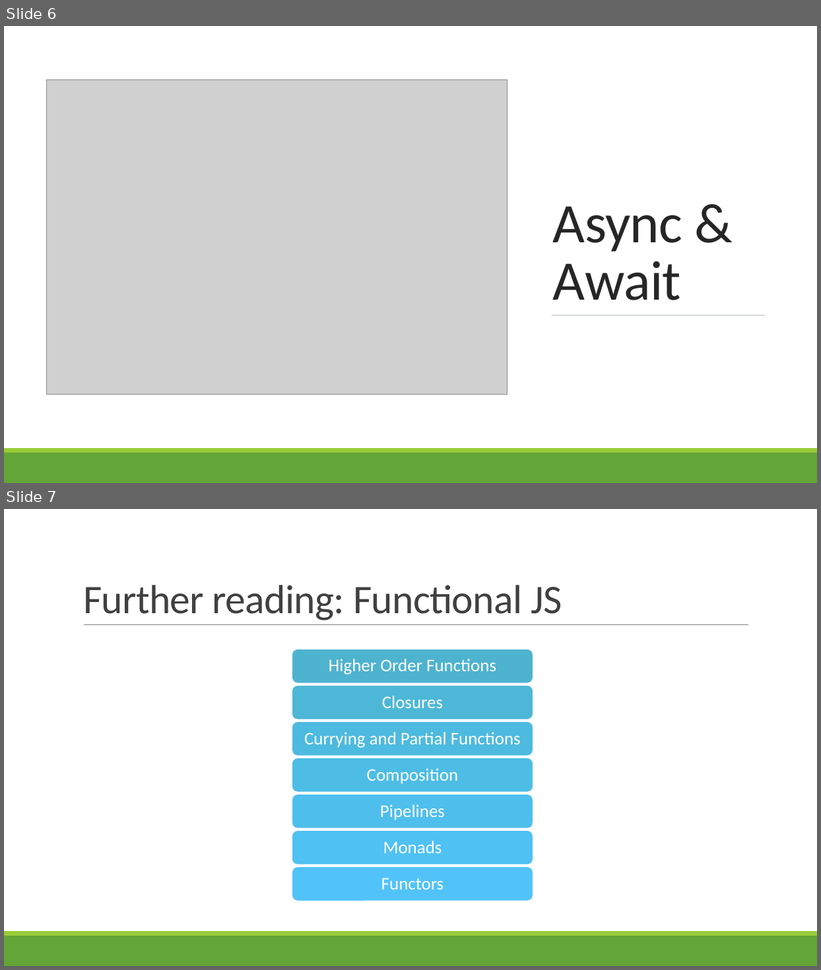
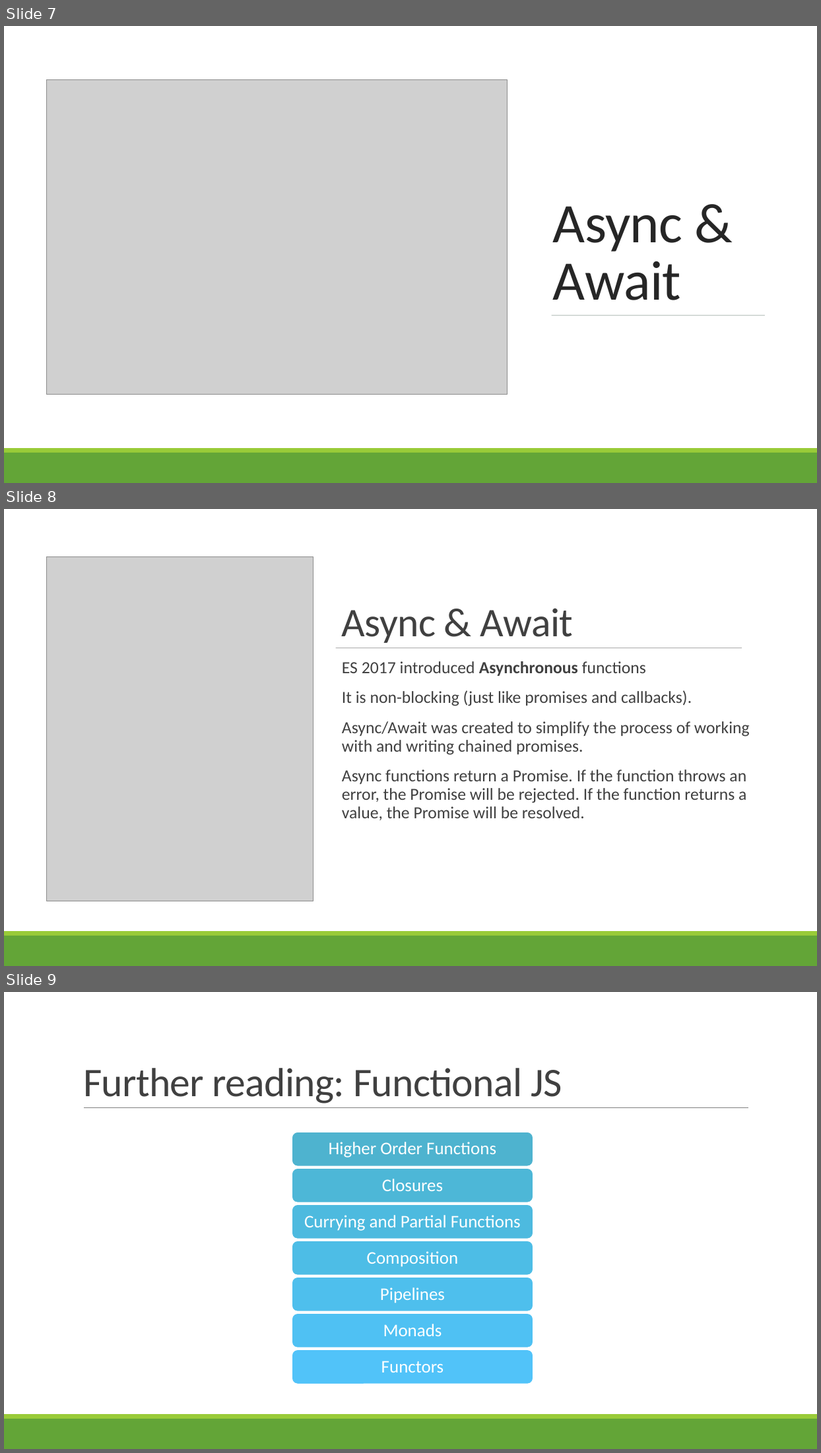
Before and after one commit to sriksmachi/nodejs-trainingmaterial, a slide deck: ppt/async-es6-nodejs.pptx. Shown one above the other, each under a label of ours: slides 6 and 7 before the commit, slides 7, 8 and 9 after it. The pictures are 821x970 and 821x1453 pixels, drawn with LibreOffice and Linux fonts; fonts in the diff are those of the drawing; grey boxes stand for pictures. Boxes give left, top, right and bottom in pixels: in the first picture for what was removed or moved away, otherwise in the second. Text is boxed around its words. In the diff, an @@ line names an element or a change of style, - is before the commit and + after.

```diff
--- a/ppt/async-es6-nodejs.pptx
+++ b/ppt/async-es6-nodejs.pptx
@@ slide 8 added at <box>4,509,817,966</box>, background #FFFFFF @@
@@ rectangle added at <box>4,509,817,931</box>, fill #FFFFFF @@
@@ picture added at <box>46,557,314,901</box> @@
@@ title added at <box>342,608,574,643</box>, 48 pt, text #404040 @@
+Async & Await
@@ line added from (336, 648) to (742, 648), #808080 0.5 pt @@
@@ text added at <box>342,661,750,821</box>, 20 pt, text #404040 @@
+  ES 2017 introduced Asynchronous functions
+  It is non-blocking (just like promises and callbacks).
+  Async/Await was created to simplify the process of working with and writing chained promises.
+  Async functions return a Promise. If the function throws an error, the Promise will be rejected. If the function returns a value, the Promise will be resolved.
@@ rectangle added at <box>4,931,817,936</box>, fill #99CB38 @@
@@ rectangle added at <box>4,936,817,966</box>, fill #63A537 @@
@@ what was slide 6 is now slide 7 @@
@@ what was slide 7 is now slide 9 @@
```
Also in this commit, not shown: 1 slide changed, 1 other slide added, 10 other files.
